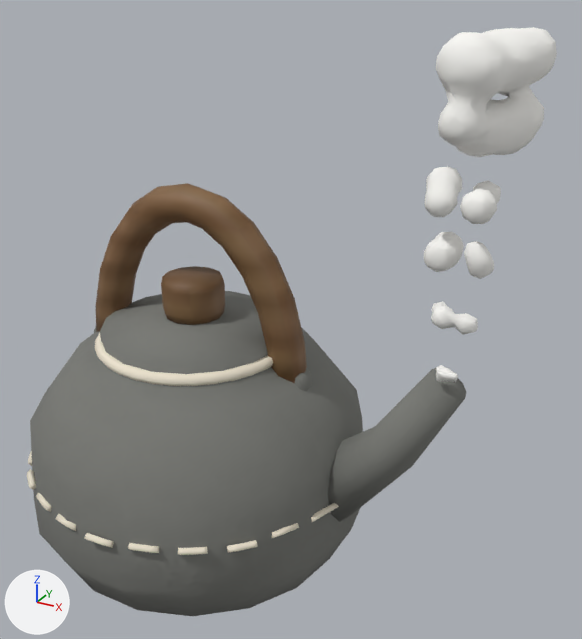
Renders of the glTF model game/props/hearth/kettle_tin.glb from each side of a commit.
Camera for both pictures: a camera (50 mm lens) standing at (0.568, -0.776, 0.724) and looking at (0.131, 0.02, 0.326). Lighting does not change. The marker at lower left points along +X, +Y and +Z. The first picture is the older version. Where no turn or scale is listed for an object, it has been applied to the vertices. Vertices at exactly the same position are counted once.

Names of what the first picture shows: 'kettle_tin_felt_tin', 'kettle_tin_steam10', 'kettle_tin_thread', 'kettle_tin_wood'.
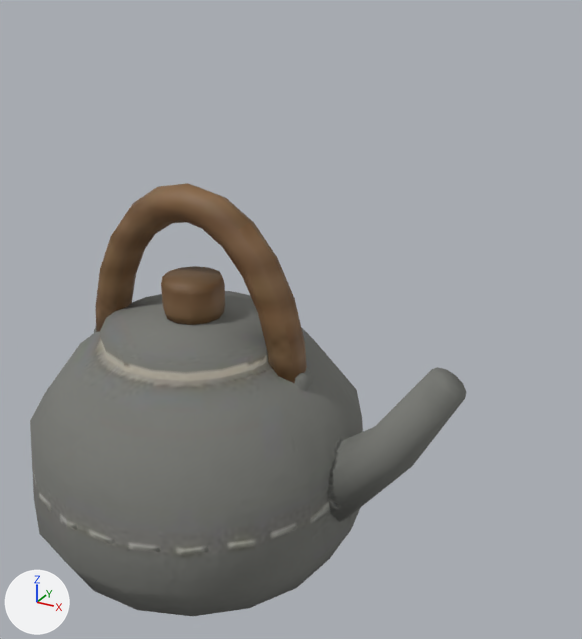
What differs and where, as boxes (x1, y1, x2, y2) in the pictures (582 x 639 px):
'kettle_tin_steam10', deleted: before (424, 27, 557, 382)
'kettle_tin_thread', deleted: before (27, 333, 339, 555)
part 1 of me_kettle_tin_felt_tin, surface changed: (31, 316, 460, 563) in both

Edits to the bpy script that builds the scene:
```text
Add img_prop_kettle_tin_felt_normal:
    img_prop_kettle_tin_felt_normal = load_image('prop_kettle_tin_felt_normal', '_unpacked/prop_kettle_tin_felt_normal', 256, 256, 'Non-Color')
Add img_prop_kettle_tin_felt_diffuse:
    img_prop_kettle_tin_felt_diffuse = load_image('prop_kettle_tin_felt_diffuse', '_unpacked/prop_kettle_tin_felt_diffuse', 256, 256, 'sRGB')
Add img_prop_kettle_tin_wood_normal:
    img_prop_kettle_tin_wood_normal = load_image('prop_kettle_tin_wood_normal', '_unpacked/prop_kettle_tin_wood_normal', 64, 64, 'Non-Color')
Add img_prop_kettle_tin_wood_diffuse:
    img_prop_kettle_tin_wood_diffuse = load_image('prop_kettle_tin_wood_diffuse', '_unpacked/prop_kettle_tin_wood_diffuse', 64, 64, 'sRGB')
Change mat_wood_012:
    where n2 = _N.new('ShaderNodeTexImage'); n2.name = 'Image Texture'
    n2.image: img_kettle_tin_wood_wood_diffuse -> img_prop_kettle_tin_wood_diffuse
    where n4 = _N.new('ShaderNodeTexImage'); n4.name = 'Image Texture.001'
    n4.image: img_kettle_tin_wood_wood_normal -> img_prop_kettle_tin_wood_normal
Add mat_felt_005:
    mat_felt_005 = bpy.data.materials.new('felt.005')
    # uses the picture img_prop_kettle_tin_felt_diffuse
    # uses the picture img_prop_kettle_tin_felt_normal
Change me_kettle_tin_felt_tin:
    where me_kettle_tin_felt_tin.from_pydata(...)  # 342 vertices, 668 faces; spans x -0.23..0.361, y -0.227..0.227, z 0.0..0.32
    used by ob_kettle_tin_felt_tin; location = (0.0, 0.0, 0.0)
    remove me_kettle_tin_felt_tin.materials.append(mat_felt_tin_004)
    me_kettle_tin_felt_tin part 1: texture (UV) coordinates of 668 of 668 faces, centred in x -0.222..0.356, y -0.223..0.223, z 0.0..0.31, changed; they spanned u 0.01..0.99, v 0.01..0.99 and now span u 0.01..0.96, v 0.01..0.99
    add me_kettle_tin_felt_tin.materials.append(mat_felt_005)
Remove ob_kettle_tin_steam10:
    ob_kettle_tin_steam10 = bpy.data.objects.new('kettle_tin_steam10', me_mesh)
    ob_kettle_tin_steam10.location = (0.0, 0.0, 0.0)
Remove ob_kettle_tin_thread:
    ob_kettle_tin_thread = bpy.data.objects.new('kettle_tin_thread', me_kettle_tin_thread)
    ob_kettle_tin_thread.location = (0.0, 0.0, 0.0)
```
